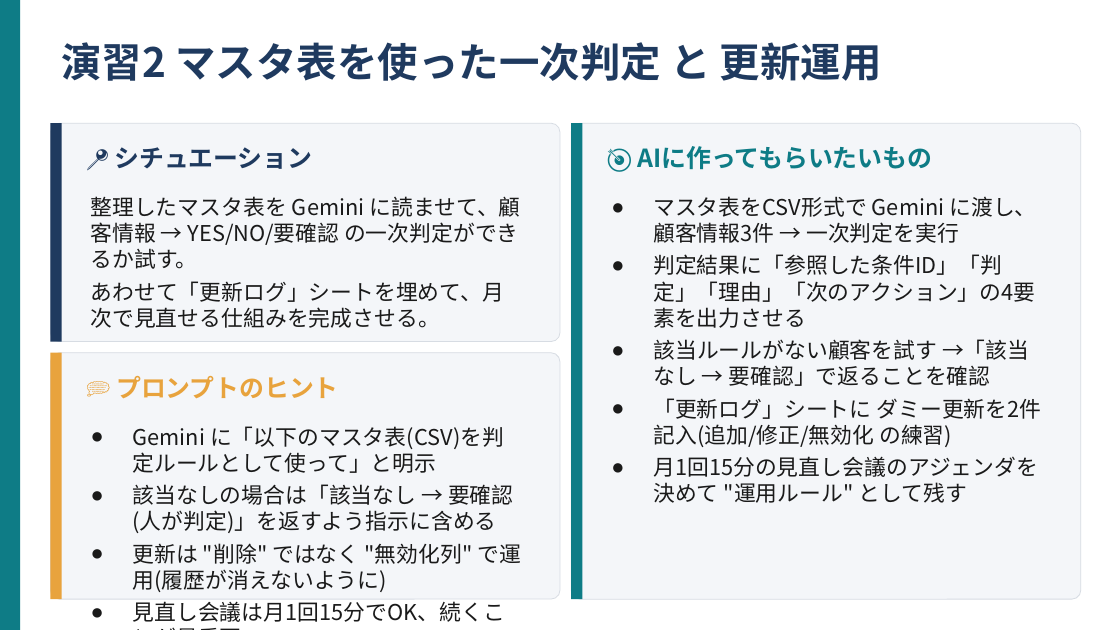
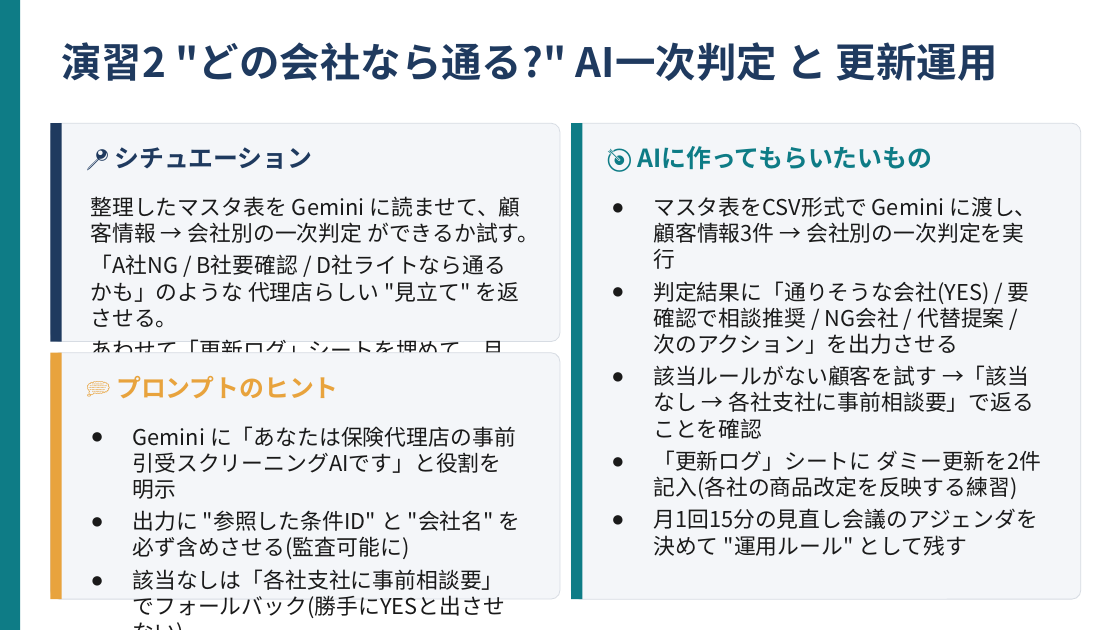
Before and after one commit to kana-story-321/github.io, a slide deck: slide 6 of lecture_pptx/out/s15/ワーク01.pptx. Drawn at 1120x630 pixels with LibreOffice and Linux fonts; fonts in the diff are those of the drawing. Boxes give left, top, right and bottom in pixels: in the first picture for what was removed or moved away, otherwise in the second. Text is boxed around its words. In the diff, an @@ line names an element or a change of style, - is before the commit and + after.

```diff
--- a/lecture_pptx/out/s15/ワーク01.pptx
+++ b/lecture_pptx/out/s15/ワーク01.pptx
@@ text at (61, 42, 998, 81): text changed @@
-演習2 マスタ表を使った一次判定 と 更新運用
+演習2 "どの会社なら通る?" AI一次判定 と 更新運用
@@ text at (91, 196, 539, 390): text changed @@
-整理したマスタ表を Gemini に読ませて、顧客情報 → YES/NO/要確認 の一次判定ができるか試す。
-あわせて「更新ログ」シートを埋めて、月次で見直せる仕組みを完成させる。
+整理したマスタ表を Gemini に読ませて、顧客情報 → 会社別の一次判定 ができるか試す。
+「A社NG / B社要確認 / D社ライトなら通るかも」のような 代理店らしい "見立て" を返させる。
+あわせて「更新ログ」シートを埋めて、月次で各社の商品改定情報を追える仕組みに。
@@ text at (653, 196, 1042, 499): text changed @@
-● マスタ表をCSV形式で Gemini に渡し、顧客情報3件 → 一次判定を実行
-● 判定結果に「参照した条件ID」「判定」「理由」「次のアクション」の4要素を出力させる
-● 該当ルールがない顧客を試す →「該当なし → 要確認」で返ることを確認
-● 「更新ログ」シートに ダミー更新を2件 記入(追加/修正/無効化 の練習)
+● マスタ表をCSV形式で Gemini に渡し、顧客情報3件 → 会社別の一次判定を実行
+● 判定結果に「通りそうな会社(YES) / 要確認で相談推奨 / NG会社 / 代替提案 / 次のアクション」を出力させる
+● 該当ルールがない顧客を試す →「該当なし → 各社支社に事前相談要」で返ることを確認
+● 「更新ログ」シートに ダミー更新を2件 記入(各社の商品改定を反映する練習)
@@ text at (133, 426, 521, 618): text changed @@
-● Gemini に「以下のマスタ表(CSV)を判定ルールとして使って」と明示
-● 該当なしの場合は「該当なし → 要確認(人が判定)」を返すよう指示に含める
-● 更新は "削除" ではなく "無効化列" で運用(履歴が消えないように)
-● 見直し会議は月1回15分でOK、続くことが最重要
+● Gemini に「あなたは保険代理店の事前引受スクリーニングAIです」と役割を明示
+● 出力に "参照した条件ID" と "会社名" を必ず含めさせる(監査可能に)
+● 該当なしは「各社支社に事前相談要」でフォールバック(勝手にYESと出させない)
+● 更新は "削除" ではなく "無効化" で運用(過去顧客への説明時に必要)
```
Also in this commit, not shown: 7 other slides changed, 19 other files.
